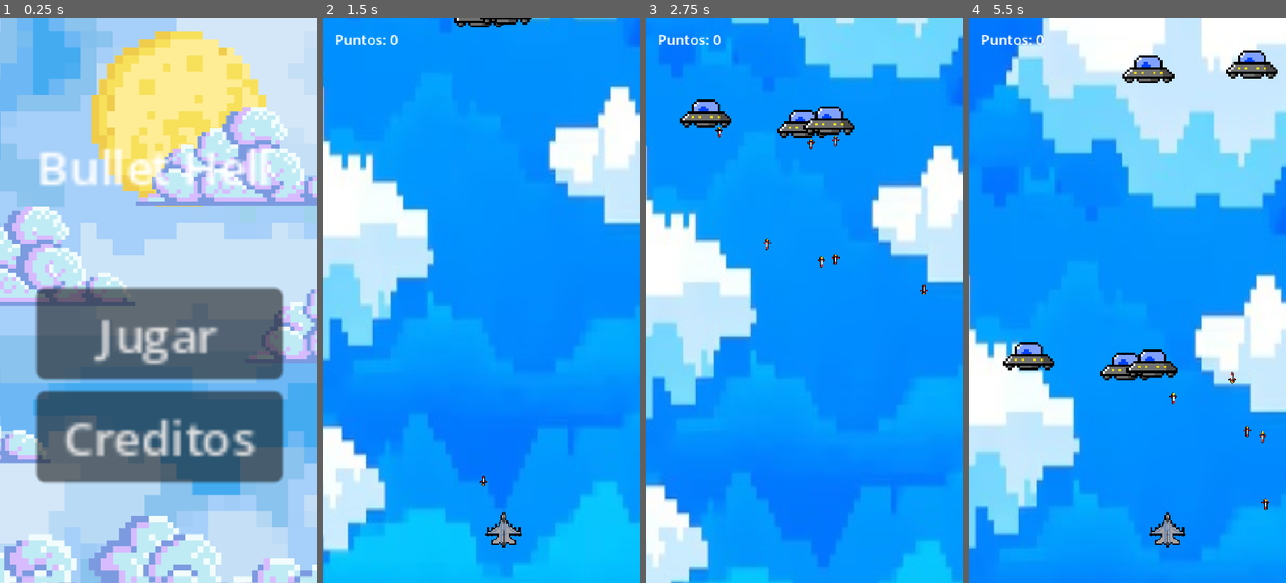
Above: before the commit, frames 1-4 (left to right).
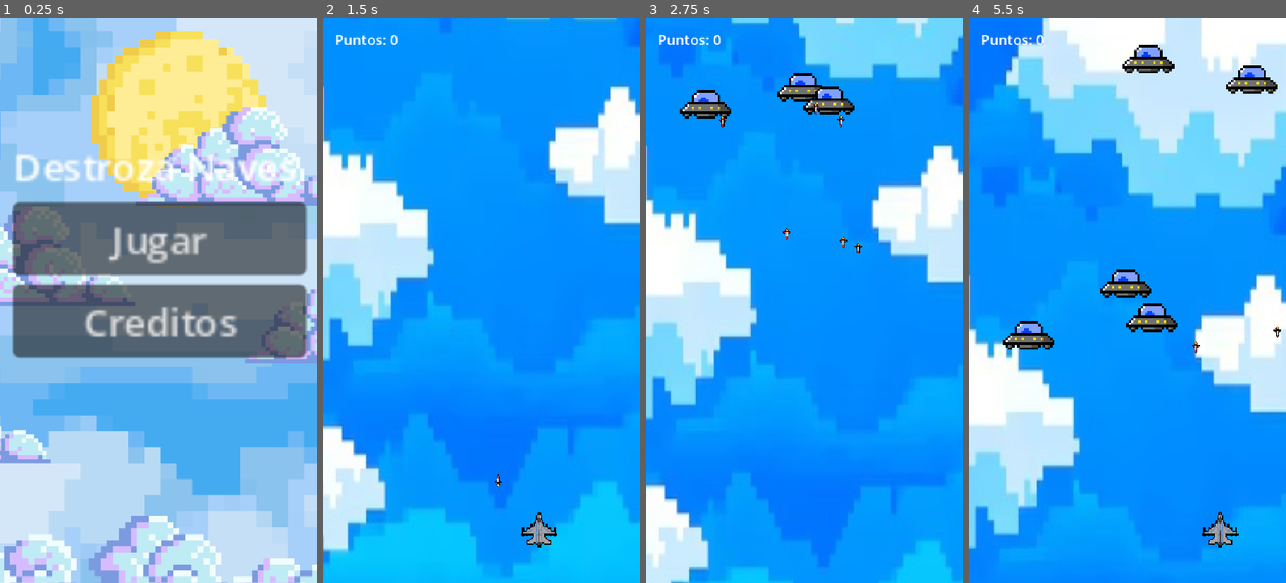
Above: after the commit, the same moments.

Repository: alexguevara20008-tech/BulletHell
Game: Godot game, scene res://main_menu.tscn
Same seed, same stepped clock (60 frames per second), same inputs: the game is played once before the commit and once after it.
Inputs:
- Up to frame 1 (0.25 s): no input
- Up to frame 2 (1.5 s): click "Jugar" at 0.5 s; hold D (move_right) from 1.28 s (still down); tap Space (shoot) at 1.35 s
- Up to frame 3 (2.75 s): release D (move_right) at 2.03 s; hold S (move_down) from 2.03 s (still down); tap Space (shoot) at 2.1 s
- Up to frame 4 (5.5 s): release S (move_down) at 2.78 s; hold D (move_right) 2.78-3.53 s; tap Space (shoot) every 0.75 s from 2.85 to 5.1 s; hold W (move_up) 3.53-4.28 s; hold A (move_left) from 4.28 s (still down)

The runs differ from the first frame. In frame 1, 36% of the frame differs, in the area x 3-98%, y 23-83%; in frame 2, 1.0%; in frame 3, 2.9%; in frame 4, 5.7%.

Commit message:
Implementa boss a los 500 puntos con textura propia y movimiento

Diff:
--- a/main_menu.tscn
+++ b/main_menu.tscn
@@ -25,17 +25,16 @@
 
 [node name="VBoxContainer" type="VBoxContainer" parent="." unique_id=2084286588]
 layout_mode = 0
-offset_left = 62.000008
-offset_top = 193.99998
-offset_right = 146.0
-offset_bottom = 313.0
-scale = Vector2(5, 5)
+offset_left = 22.0
+offset_top = 205.0
+offset_right = 147.0
+offset_bottom = 324.0
+scale = Vector2(4, 4)
 theme = SubResource("Theme_u3k5i")
 
 [node name="Label" type="Label" parent="VBoxContainer" unique_id=99505105]
 layout_mode = 2
-text = "Bullet Hell
-"
+text = "Destroza Naves "
 horizontal_alignment = 1
 
 [node name="Jugar" type="Button" parent="VBoxContainer" unique_id=973714145]
@@ -72,6 +71,7 @@
 Alex Guevara
 Diseño e investigación:
 Alexander Calero
+
 "
 horizontal_alignment = 1
 
--- a/scripts/enemy.gd
+++ b/scripts/enemy.gd
@@ -1,18 +1,41 @@
 extends Area2D
 
-var speed = 150
+var speed = randf_range(110.0, 190.0)
 var hp = 3
-var is_dead = false # Evita que sume puntos dos veces por error
+var is_dead = false
+var is_boss = false
+var direction_x = 1
 var bullet_scene = preload("res://bullet.tscn")
 
+# 1. Cambia esta ruta por el nombre real de la imagen de tu Boss
+var boss_texture = preload("res://assets/boss.png")
+
 func _ready():
-	add_to_group("enemies") # Para que el jugador detecte el choque con el enemigo
-	# Conecta la señal por código si no está conectada en el editor
+	add_to_group("enemies")
 	if not area_entered.is_connected(_on_area_entered):
 		area_entered.connect(_on_area_entered)
 
+	if is_boss:
+		hp = 30
+		speed = 160.0
+		scale = Vector2(2.5, 2.5) # Si tu imagen del boss ya es grande, puedes cambiarlo a Vector2(1, 1)
+
+		# 2. Cambiamos la textura del Sprite2D
+		if has_node("Sprite2D"):
+			$Sprite2D.texture = boss_texture
+
 func _physics_process(delta):
-	position.y += speed * delta
+	if is_boss:
+		if position.y < 120:
+			position.y += speed * delta
+		else:
+			position.x += speed * direction_x * delta
+			if position.x > 460:
+				direction_x = -1
+			elif position.x < 80:
+				direction_x = 1
+	else:
+		position.y += speed * delta
 
 func take_damage(amount):
 	if is_dead:
@@ -22,11 +45,15 @@
 	if hp <= 0:
 		is_dead = true
 		if get_parent().has_method("add_score"):
-			get_parent().add_score(10)
+			if is_boss:
+				get_parent().add_score(200)
+			else:
+				get_parent().add_score(10)
 		queue_free()
 
 func _on_visible_on_screen_notifier_2d_screen_exited():
-	queue_free()
+	if not is_boss:
+		queue_free()
 
 func _on_area_entered(area):
 	if area.is_in_group("player_bullets"):
@@ -39,7 +66,7 @@
 		var bullet = bullet_scene.instantiate()
 		bullet.position = global_position
 		bullet.direction = (player.global_position - global_position).normalized()
-		bullet.speed = 350
+		bullet.speed = 450 if is_boss else 350
 		bullet.remove_from_group("player_bullets")
 		bullet.add_to_group("enemy_bullets")
 		get_parent().add_child(bullet)
--- a/scripts/main.gd
+++ b/scripts/main.gd
@@ -5,10 +5,10 @@
 var wave = 1
 
 var score = 0
-var score_label: Label # <-- Esta línea faltaba arriba
+var score_label: Label
+var boss_spawned = false # Controla que el boss salga una sola vez
 
 func _ready():
-	# CanvasLayer asegura que el puntaje siempre esté por encima del juego
 	var ui = CanvasLayer.new()
 	add_child(ui)
 
@@ -34,19 +34,27 @@
 	score += points
 	score_label.text = "Puntos: " + str(score)
 
+	# Si llega a 500 puntos y el boss no ha salido, lo creamos
+	if score >= 100 and not boss_spawned:
+		boss_spawned = true
+		spawn_boss()
+
+func spawn_boss():
+	var boss = enemy_scene.instantiate()
+	boss.is_boss = true # Activamos el modo boss antes de añadirlo a la escena
+	boss.position = Vector2(270, -80) # Aparece centrado arriba
+	add_child(boss)
+
 func _on_wave_timer_timeout():
 	wave += 1
 	spawn_wave()
 
 func spawn_wave():
-	var count = min(2 + wave, 8) # Cantidad de bichos en la oleada
+	var count = min(2 + wave, 8)
 
 	for i in range(count):
 		var enemy = enemy_scene.instantiate()
-		# Posición X aleatoria entre los bordes de la pantalla (40 a 500)
 		var random_x = randf_range(40.0, 500.0)
-		# Posición Y aleatoria más arriba de la pantalla (-40 a -250) para que no bajen en fila
 		var random_y = randf_range(-250.0, -40.0)
-
 		enemy.position = Vector2(random_x, random_y)
 		add_child(enemy)
--- a/scripts/player.gd
+++ b/scripts/player.gd
@@ -1,7 +1,7 @@
 extends CharacterBody2D
 
-var speed = 300
-var hp = 3
+var speed = 600
+var hp = 30
 var bullet_scene = preload("res://bullet.tscn")
 
 func _physics_process(delta):
@@ -28,5 +28,5 @@
 		take_damage(1)
 		area.queue_free()
 	elif area.is_in_group("enemies"):
-		take_damage(1)
+		take_damage(5)
 		area.queue_free()
Binary file added: assets/boss.png
Not shown, added: assets/boss.png.import
